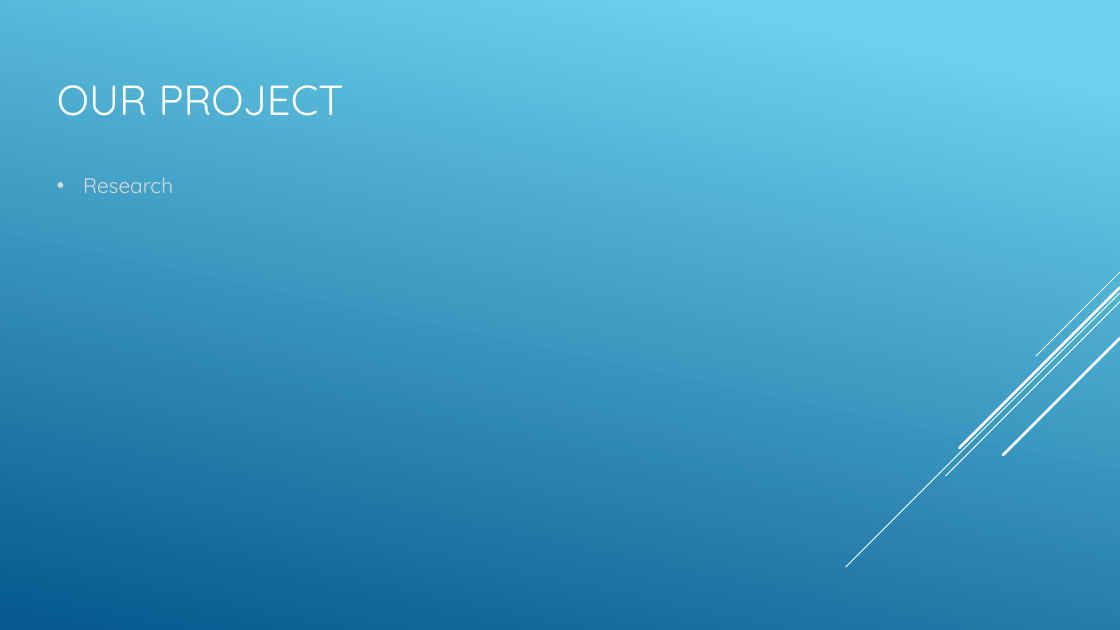
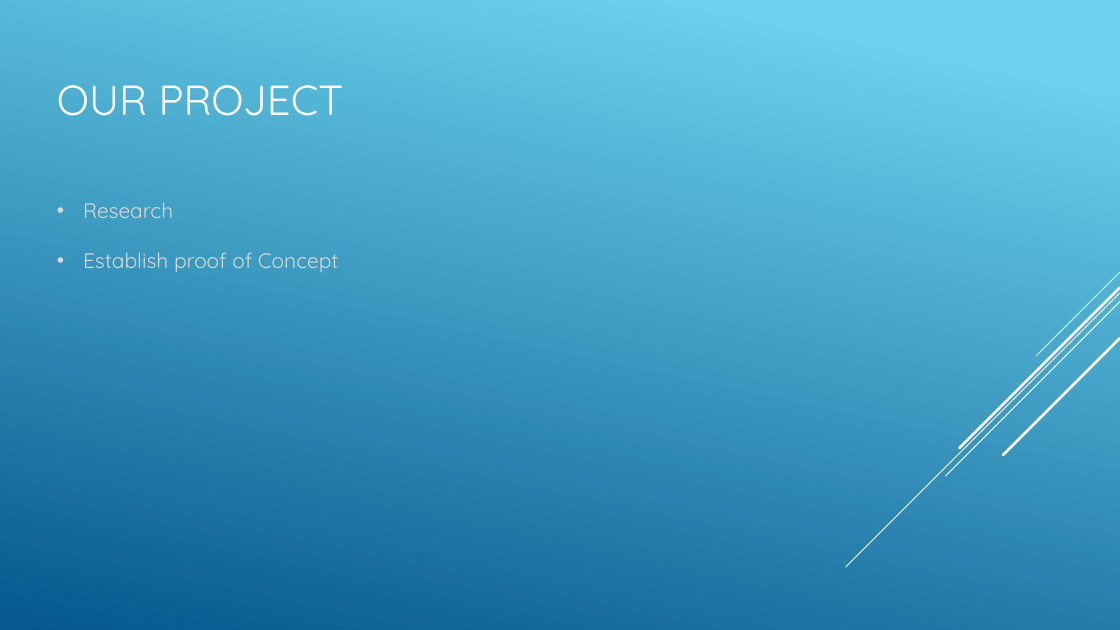
Before and after one commit to SDSMT-CSC464-F15/arm, a slide deck: slide 3 of Documents/ClientPresent2.pptx. Drawn at 1120x630 pixels with LibreOffice and Linux fonts; fonts in the diff are those of the drawing. Boxes give left, top, right and bottom in pixels: in the first picture for what was removed or moved away, otherwise in the second. Text is boxed around its words. In the diff, an @@ line names an element or a change of style, - is before the commit and + after.

```diff
--- a/Documents/ClientPresent2.pptx
+++ b/Documents/ClientPresent2.pptx
@@ text at <box>83,252,339,272</box>: paragraph added @@
+• Establish proof of Concept
```
Also in this commit, not shown: 5 other slides changed, 6 slides added, 3 slides removed.
